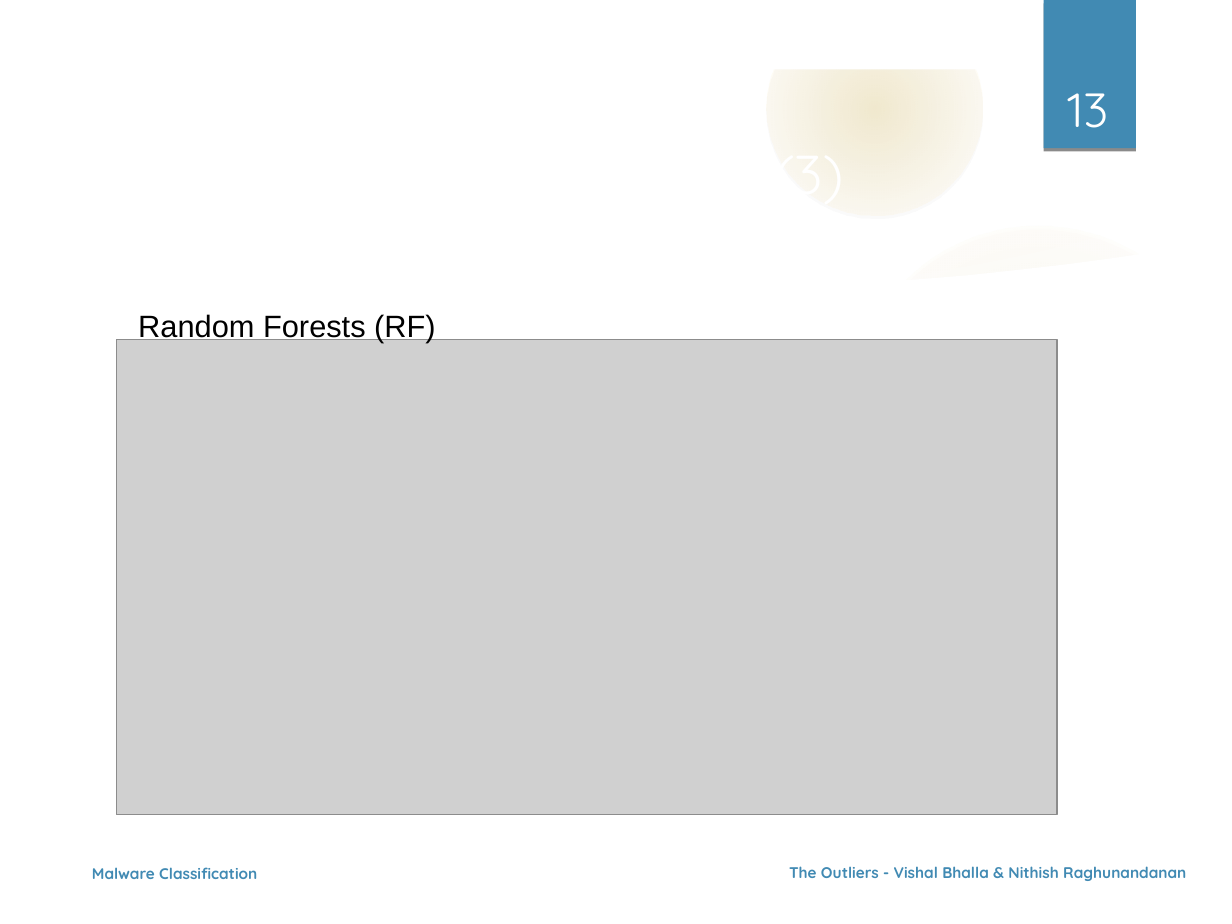
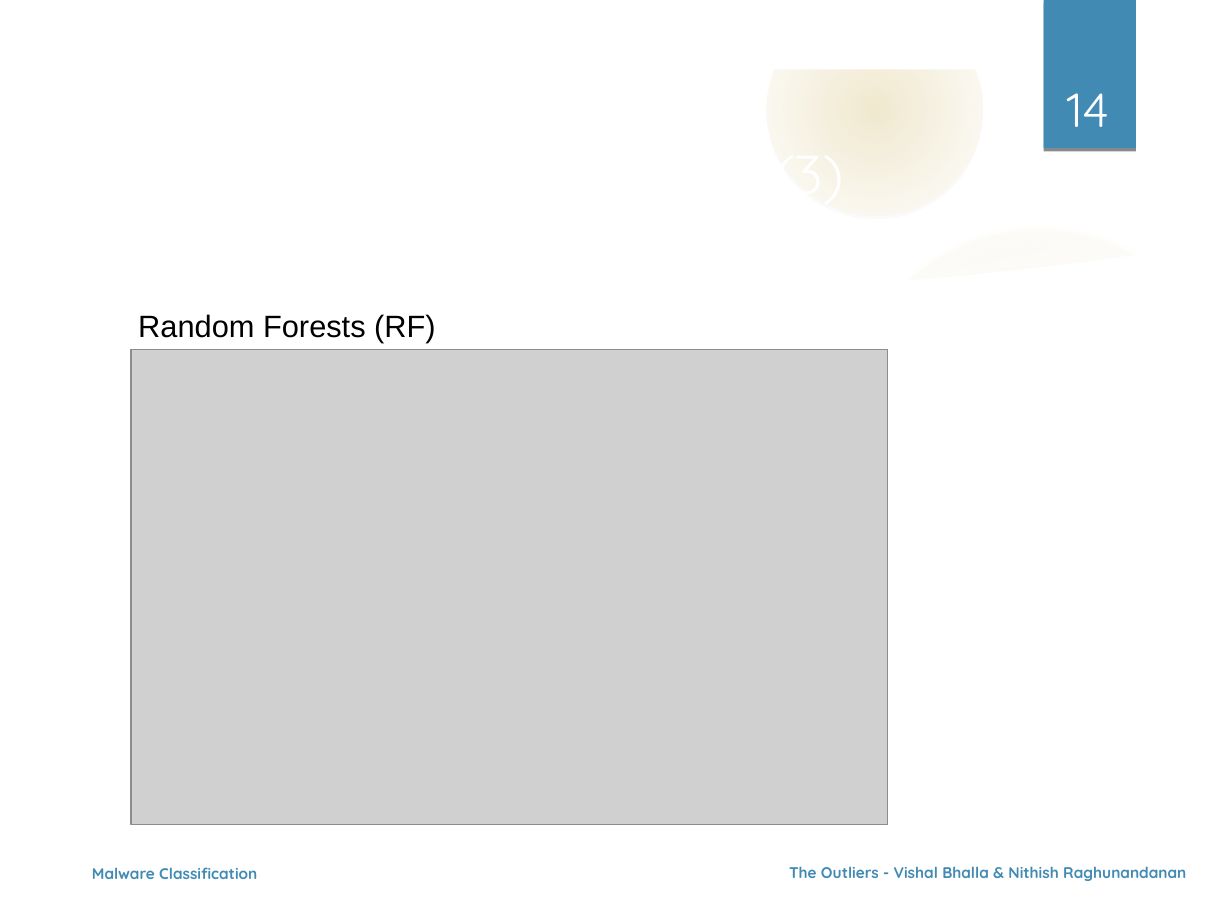
Before and after one commit to nehgu/Anomaly-Detection, a slide deck: slide 14 of Challenges/Malware_Classification_On_Behavioral_Data_Challenge_5/Ppt_Malware_Classification_Challenge_5.odp (slide 13 before the commit). Drawn at 1232x924 pixels with LibreOffice and Linux fonts; fonts in the diff are those of the drawing; grey boxes stand for pictures; background and template pictures are left out. Boxes give left, top, right and bottom in pixels: in the first picture for what was removed or moved away, otherwise in the second. Text is boxed around its words. In the diff, an @@ line names an element or a change of style, - is before the commit and + after.

```diff
--- a/Challenges/Malware_Classification_On_Behavioral_Data_Challenge_5/Ppt_Malware_Classification_Challenge_5.odp
+++ b/Challenges/Malware_Classification_On_Behavioral_Data_Challenge_5/Ppt_Malware_Classification_Challenge_5.odp
@@ page number at (1067,93,1110,127): text changed @@
-13
+14
@@ picture: place and size @@
-picture at (116,340,1057,816)
+picture at (131,349,887,824)
```
Also in this commit, not shown: 11 other slides changed, 2 slides added, 2 other files.
